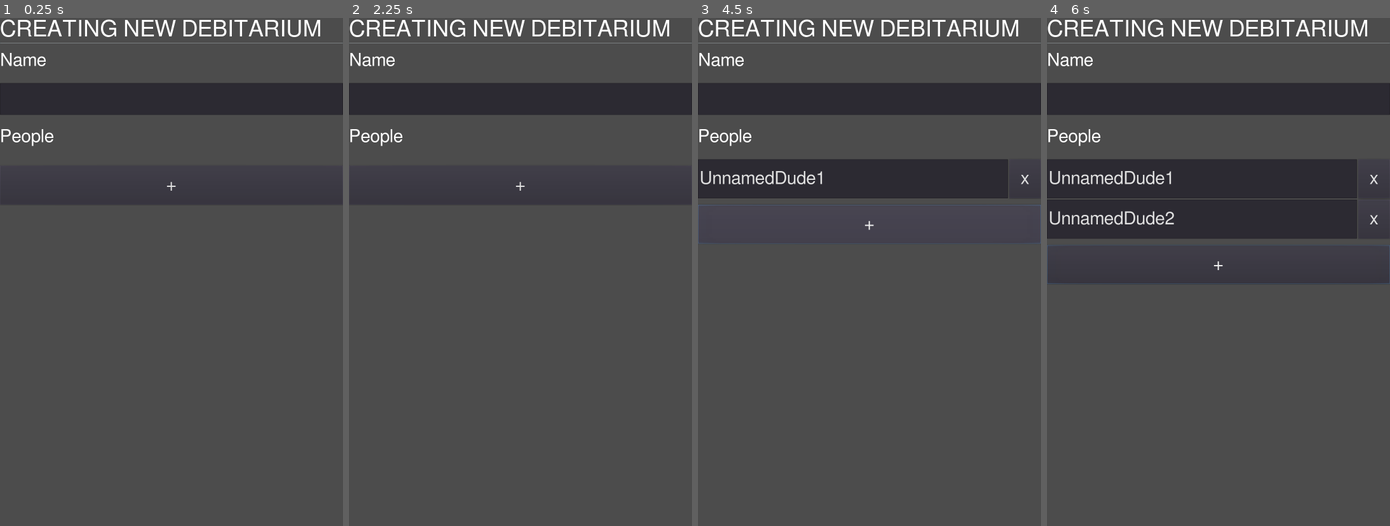
Above: before the commit, frames 1-4 (left to right).
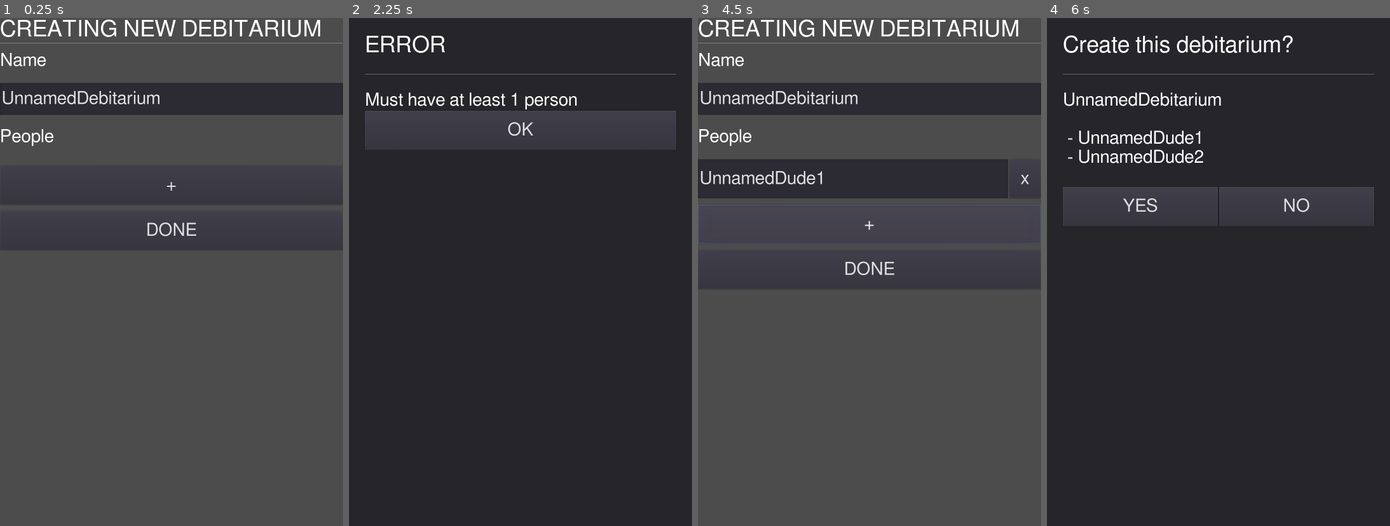
Above: after the commit, the same moments.

Repository: silverweed/debitarium
Game: Godot game, scene res://screens/CreateDebitariumScreen.tscn
Two runs of this game, one before a commit and one after it. Both use one fixed random seed, a clock stepped at 60 frames per second and the inputs below. The project has no main scene, so this scene is started directly.
Inputs (mouse positions are in pixels of both pictures, inside the frame that each line leads up to):
- Up to frame 1 (0.25 s): no input
- Up to frame 2 (2.25 s): click "+" at 0.5 s; click "x" at 1.25 s; click (520, 231) at 2 s, where only the run after the commit has a clickable "DONE"
- Up to frame 3 (4.5 s): click (869, 231) at 2.75 s, where only the run after the commit has a clickable "DONE"; click (869, 129) at 3.5 s, where only the run after the commit has a clickable "OK"; click "+" at 4.25 s
- Up to frame 4 (6 s): click "+" at 5 s; click (1218, 307) at 5.75 s, where only the run after the commit has a clickable "DONE"

The runs differ from the first frame. In frame 1, 0.6% of the frame differs, in the area x 0-58%, y 14-43%; in frame 2, 85%, in the area x 0-100%, y 0-100%; in frame 3, 0.6%; in frame 4, 77%.

Commit message:
do stuff

Diff:
--- a/SmallerLabelTheme.tres
+++ b/SmallerLabelTheme.tres
@@ -18,3 +18,20 @@
 Label/constants/shadow_offset_y = 1
 Label/fonts/font = SubResource( 1 )
 Label/styles/normal = null
+RichTextLabel/colors/default_color = Color( 1, 1, 1, 1 )
+RichTextLabel/colors/font_color_selected = Color( 0.49, 0.49, 0.49, 1 )
+RichTextLabel/colors/font_color_shadow = Color( 0, 0, 0, 0 )
+RichTextLabel/colors/selection_color = Color( 0.1, 0.1, 1, 0.8 )
+RichTextLabel/constants/line_separation = 1
+RichTextLabel/constants/shadow_as_outline = 0
+RichTextLabel/constants/shadow_offset_x = 1
+RichTextLabel/constants/shadow_offset_y = 1
+RichTextLabel/constants/table_hseparation = 3
+RichTextLabel/constants/table_vseparation = 3
+RichTextLabel/fonts/bold_font = null
+RichTextLabel/fonts/bold_italics_font = null
+RichTextLabel/fonts/italics_font = null
+RichTextLabel/fonts/mono_font = null
+RichTextLabel/fonts/normal_font = SubResource( 1 )
+RichTextLabel/styles/focus = null
+RichTextLabel/styles/normal = null
--- /dev/null
+++ b/data/Data.gd
@@ -0,0 +1,69 @@
+class_name Data
+extends Object
+
+class Debitarium:
+	var name: String
+	var people: Array # of Person
+
+	func _init(_name: String, people_names: Array):
+		name = _name
+		for p in people_names:
+			assert(p is String and p != null)
+			people.append(Person.new(p))
+
+class Person:
+	var name: String
+	var balance: Balance
+
+	func _init(_name: String):
+		name = _name
+		balance = Balance.new()
+
+
+class Balance:
+	var transactions: Array # of Cash
+
+	func calc_balance() -> Cash:
+		var result = Cash.new(0, 0, false)
+		for t in transactions:
+			assert(t is Cash and t != null)
+			result = result.sum(t)
+		return result
+
+
+# represents one monetary value
+class Cash:
+	var tot_cents: int
+
+	func _init(_ints: int, _cents: int, neg: bool):
+		assert(_ints >= 0)
+		assert(_cents >= 0 and _cents < 100)
+		tot_cents = _cents + _ints * 100
+		if neg:
+			tot_cents *= -1
+
+
+	func sum(other: Cash) -> Cash:
+		var new_tot_cents = tot_cents + other.tot_cents
+		var new_ints = abs(int(new_tot_cents / 100))
+		var new_cents = abs(int(new_tot_cents % 100))
+		var new_neg = new_tot_cents < 0
+		return Cash.new(new_ints, new_cents, new_neg)
+
+
+	func positive_ints() -> int:
+		return int(abs(tot_cents) / 100)
+
+	func positive_cents() -> int:
+		return int(abs(tot_cents)) % 100
+
+	func is_neg() -> bool:
+		return tot_cents < 0
+
+	func to_str() -> String:
+		var st = "-" if is_neg() else ""
+		st += str(positive_ints())
+		if positive_cents() > 0:
+			st += ",%d" % positive_cents()
+		st += "€"
+		return st
--- /dev/null
+++ b/data/DataManager.gd
@@ -0,0 +1,4 @@
+class_name DataManager
+extends Node
+
+var debitarium: Data.Debitarium
--- /dev/null
+++ b/misc/DebitariumListEntry.gd
@@ -0,0 +1,15 @@
+class_name DebitariumListEntry
+extends Control
+
+var person: Data.Person setget set_person
+
+onready var name_label = $HBoxContainer/Name
+onready var balance_label = $HBoxContainer/Balance
+
+func _ready():
+	pass
+
+
+func set_person(p: Data.Person):
+	name_label.text = p.name
+	balance_label.text = p.balance.calc_balance().to_str()
--- /dev/null
+++ b/misc/DebitariumListEntry.tscn
@@ -0,0 +1,36 @@
+[gd_scene load_steps=3 format=2]
+
+[ext_resource path="res://LabelTheme.tres" type="Theme" id=1]
+[ext_resource path="res://misc/DebitariumListEntry.gd" type="Script" id=2]
+
+[node name="DebitariumListEntry" type="Control"]
+anchor_right = 1.0
+anchor_bottom = 1.0
+script = ExtResource( 2 )
+__meta__ = {
+"_edit_use_anchors_": false
+}
+
+[node name="HBoxContainer" type="HBoxContainer" parent="."]
+anchor_right = 1.0
+anchor_bottom = 1.0
+__meta__ = {
+"_edit_use_anchors_": false
+}
+
+[node name="Name" type="Label" parent="HBoxContainer"]
+margin_top = 1043.0
+margin_right = 538.0
+margin_bottom = 1116.0
+size_flags_horizontal = 3
+theme = ExtResource( 1 )
+text = "NAME"
+
+[node name="Balance" type="Label" parent="HBoxContainer"]
+margin_left = 542.0
+margin_top = 1043.0
+margin_right = 1080.0
+margin_bottom = 1116.0
+size_flags_horizontal = 3
+theme = ExtResource( 1 )
+text = "0 €"
--- a/misc/RemovableInput.gd
+++ b/misc/RemovableInput.gd
@@ -1,3 +1,4 @@
+class_name RemovableInput
 extends HBoxContainer
 
 onready var edit = $LineEdit
--- a/project.godot
+++ b/project.godot
@@ -8,9 +8,32 @@
 
 config_version=4
 
-_global_script_classes=[  ]
+_global_script_classes=[ {
+"base": "Object",
+"class": "Data",
+"language": "GDScript",
+"path": "res://data/Data.gd"
+}, {
+"base": "Node",
+"class": "DataManager",
+"language": "GDScript",
+"path": "res://data/DataManager.gd"
+}, {
+"base": "Control",
+"class": "DebitariumListEntry",
+"language": "GDScript",
+"path": "res://misc/DebitariumListEntry.gd"
+}, {
+"base": "HBoxContainer",
+"class": "RemovableInput",
+"language": "GDScript",
+"path": "res://misc/RemovableInput.gd"
+} ]
 _global_script_class_icons={
-
+"Data": "",
+"DataManager": "",
+"DebitariumListEntry": "",
+"RemovableInput": ""
 }
 
 [application]
@@ -18,11 +41,14 @@
 config/name="Debitarium"
 config/icon="res://icon.png"
 
+[autoload]
+
+gDataManager="*res://data/DataManager.gd"
+
 [display]
 
 window/size/width=1080
 window/size/height=2160
-window/size/fullscreen=true
 
 [rendering]
 
--- a/screens/CreateDebitariumScreen.gd
+++ b/screens/CreateDebitariumScreen.gd
@@ -8,11 +8,70 @@
 	pass
 
 
+func get_debitarium_name():
+	return $VBoxContainer/ScrollContainer/VBoxContainer/NameInput.text
+
+
+func get_people():
+	var names = []
+	for ch in $VBoxContainer/ScrollContainer/VBoxContainer/PeopleContainer.get_children():
+		names.append(ch.edit.text)
+	return names
+
+
+func make_debitarium() -> Array:
+	var db_name = get_debitarium_name()
+	if db_name == null:
+		return [null, "Name cannot be empty"]
+
+	var people = get_people()
+	if len(people) == 0:
+		return [null, "Must have at least 1 person"]
+
+	var p = people.duplicate()
+	p.sort()
+	for i in range(1, len(p)):
+		if p[i-1] == p[i]:
+			return [null, "Cannot have multiple people with the same name"]
+
+	var dbt = Data.Debitarium.new(db_name, people)
+	return [dbt, null]
+
 func _on_PeopleButton_pressed():
-	var input = preload("res://misc/RemovableInput.tscn").instance()
+	var input: RemovableInput = preload("res://misc/RemovableInput.tscn").instance()
 	$VBoxContainer/ScrollContainer/VBoxContainer/PeopleContainer.add_child(input)
 	input.edit.theme = LINE_THEME
 	input.edit.text = "UnnamedDude%d" % dude_n
 	input.rect_min_size.y = $VBoxContainer/ScrollContainer/VBoxContainer/NameLabel.rect_min_size.y
 	input.button.rect_min_size.x = input.rect_min_size.y
 	dude_n += 1
+
+
+func _on_Yes_pressed():
+	get_tree().change_scene("res://screens/DebitariumListScreen.tscn")
+
+
+func _on_No_pressed():
+	$PopupPanel.hide()
+
+
+func _on_DoneButton_pressed():
+	$PopupPanel.show()
+	var dbt = make_debitarium()
+	if dbt[1] != null:
+		$PopupPanel/VBoxContainer/PopupTitle.text = "ERROR"
+		$PopupPanel/VBoxContainer/HBoxContainer/Yes.hide()
+		$PopupPanel/VBoxContainer/HBoxContainer/No.hide()
+		$PopupPanel/VBoxContainer/HBoxContainer/OK.show()
+		$PopupPanel/VBoxContainer/Recap.text = dbt[1]
+	else:
+		$PopupPanel/VBoxContainer/PopupTitle.text = "Create this debitarium?"
+		$PopupPanel/VBoxContainer/HBoxContainer/Yes.show()
+		$PopupPanel/VBoxContainer/HBoxContainer/No.show()
+		$PopupPanel/VBoxContainer/HBoxContainer/OK.hide()
+		dbt = dbt[0]
+		gDataManager.debitarium = dbt
+		var recap = dbt.name + "\n\n"
+		for person in dbt.people:
+			recap += " - " + person.name + "\n"
+		$PopupPanel/VBoxContainer/Recap.text = recap
--- a/screens/CreateDebitariumScreen.tscn
+++ b/screens/CreateDebitariumScreen.tscn
@@ -40,7 +40,7 @@
 
 [node name="VBoxContainer" type="VBoxContainer" parent="VBoxContainer/ScrollContainer"]
 margin_right = 1080.0
-margin_bottom = 503.0
+margin_bottom = 646.0
 custom_constants/separation = 20
 
 [node name="NameLabel" type="Label" parent="VBoxContainer/ScrollContainer/VBoxContainer"]
@@ -60,6 +60,7 @@
 rect_min_size = Vector2( 1080, 100 )
 size_flags_horizontal = 3
 theme = ExtResource( 3 )
+text = "UnnamedDebitarium"
 __meta__ = {
 "_edit_use_anchors_": false
 }
@@ -85,4 +86,81 @@
 margin_bottom = 503.0
 theme = ExtResource( 4 )
 text = "+"
+
+[node name="DoneButton" type="Button" parent="VBoxContainer/ScrollContainer/VBoxContainer"]
+margin_top = 523.0
+margin_right = 1080.0
+margin_bottom = 646.0
+theme = ExtResource( 4 )
+text = "DONE"
+
+[node name="PopupPanel" type="Panel" parent="."]
+visible = false
+anchor_right = 1.0
+anchor_bottom = 1.0
+
+[node name="VBoxContainer" type="VBoxContainer" parent="PopupPanel"]
+anchor_right = 1.0
+anchor_bottom = 1.0
+margin_left = 50.0
+margin_top = 50.0
+margin_right = -50.0
+margin_bottom = -50.0
+__meta__ = {
+"_edit_use_anchors_": false
+}
+
+[node name="PopupTitle" type="Label" parent="PopupPanel/VBoxContainer"]
+margin_right = 980.0
+margin_bottom = 73.0
+theme = ExtResource( 1 )
+text = "Create this debitarium?"
+
+[node name="HSeparator" type="HSeparator" parent="PopupPanel/VBoxContainer"]
+margin_top = 77.0
+margin_right = 980.0
+margin_bottom = 177.0
+custom_constants/separation = 100
+__meta__ = {
+"_edit_use_anchors_": false
+}
+
+[node name="Recap" type="Label" parent="PopupPanel/VBoxContainer"]
+margin_top = 181.0
+margin_right = 980.0
+margin_bottom = 238.0
+theme = ExtResource( 2 )
+
+[node name="HBoxContainer" type="HBoxContainer" parent="PopupPanel/VBoxContainer"]
+margin_top = 242.0
+margin_right = 980.0
+margin_bottom = 365.0
+
+[node name="Yes" type="Button" parent="PopupPanel/VBoxContainer/HBoxContainer"]
+margin_right = 488.0
+margin_bottom = 123.0
+size_flags_horizontal = 3
+theme = ExtResource( 4 )
+text = "YES"
+
+[node name="No" type="Button" parent="PopupPanel/VBoxContainer/HBoxContainer"]
+margin_left = 492.0
+margin_right = 980.0
+margin_bottom = 123.0
+size_flags_horizontal = 3
+theme = ExtResource( 4 )
+text = "NO"
+
+[node name="OK" type="Button" parent="PopupPanel/VBoxContainer/HBoxContainer"]
+visible = false
+margin_left = 656.0
+margin_right = 980.0
+margin_bottom = 123.0
+size_flags_horizontal = 3
+theme = ExtResource( 4 )
+text = "OK"
 [connection signal="pressed" from="VBoxContainer/ScrollContainer/VBoxContainer/PeopleButton" to="." method="_on_PeopleButton_pressed"]
+[connection signal="pressed" from="VBoxContainer/ScrollContainer/VBoxContainer/DoneButton" to="." method="_on_DoneButton_pressed"]
+[connection signal="pressed" from="PopupPanel/VBoxContainer/HBoxContainer/Yes" to="." method="_on_Yes_pressed"]
+[connection signal="pressed" from="PopupPanel/VBoxContainer/HBoxContainer/No" to="." method="_on_No_pressed"]
+[connection signal="pressed" from="PopupPanel/VBoxContainer/HBoxContainer/OK" to="." method="_on_No_pressed"]
--- /dev/null
+++ b/screens/DebitariumListScreen.gd
@@ -0,0 +1,11 @@
+extends Control
+
+func _ready():
+	var dbt: Data.Debitarium = gDataManager.debitarium
+	assert(dbt != null)
+	$VBoxContainer/DebitariumName.text = dbt.name
+
+	for person in dbt.people:
+		var entry = preload("res://misc/DebitariumListEntry.tscn").instance()
+		$VBoxContainer/ScrollContainer/People.add_child(entry)
+		entry.person = person
--- a/screens/DebitariumListScreen.tscn
+++ b/screens/DebitariumListScreen.tscn
@@ -1,6 +1,7 @@
-[gd_scene load_steps=4 format=2]
+[gd_scene load_steps=5 format=2]
 
 [ext_resource path="res://fonts/FreeSans.otf" type="DynamicFontData" id=1]
+[ext_resource path="res://screens/DebitariumListScreen.gd" type="Script" id=2]
 
 [sub_resource type="DynamicFont" id=1]
 size = 72
@@ -22,6 +23,7 @@
 [node name="DebitariumListScreen" type="Control"]
 anchor_right = 1.0
 anchor_bottom = 1.0
+script = ExtResource( 2 )
 __meta__ = {
 "_edit_use_anchors_": false
 }
@@ -51,4 +53,4 @@
 margin_right = 1080.0
 margin_bottom = 85.0
 
-[node name="VBoxContainer" type="VBoxContainer" parent="VBoxContainer/ScrollContainer"]
+[node name="People" type="VBoxContainer" parent="VBoxContainer/ScrollContainer"]
--- a/screens/HomeScreen.tscn
+++ b/screens/HomeScreen.tscn
@@ -12,22 +12,25 @@
 [node name="CenterContainer" type="CenterContainer" parent="."]
 anchor_right = 1.0
 anchor_bottom = 1.0
+__meta__ = {
+"_edit_use_anchors_": false
+}
 
 [node name="VBoxContainer" type="VBoxContainer" parent="CenterContainer"]
-margin_left = 274.0
-margin_top = 955.0
-margin_right = 805.0
-margin_bottom = 1205.0
+margin_left = 292.0
+margin_top = 1016.0
+margin_right = 788.0
+margin_bottom = 1143.0
 
 [node name="NewDebitarium" type="Button" parent="CenterContainer/VBoxContainer"]
-margin_right = 531.0
+margin_right = 496.0
 margin_bottom = 123.0
 theme = ExtResource( 1 )
 text = "NEW DEBITARIUM"
 
-[node name="BrowseExisting" type="Button" parent="CenterContainer/VBoxContainer"]
+[node name="DebitariumListContainer" type="ScrollContainer" parent="CenterContainer/VBoxContainer"]
 margin_top = 127.0
-margin_right = 531.0
-margin_bottom = 250.0
-theme = ExtResource( 1 )
-text = "BROWSE EXISTING"
+margin_right = 496.0
+margin_bottom = 127.0
+
+[node name="DebitariumList" type="VBoxContainer" parent="CenterContainer/VBoxContainer/DebitariumListContainer"]
